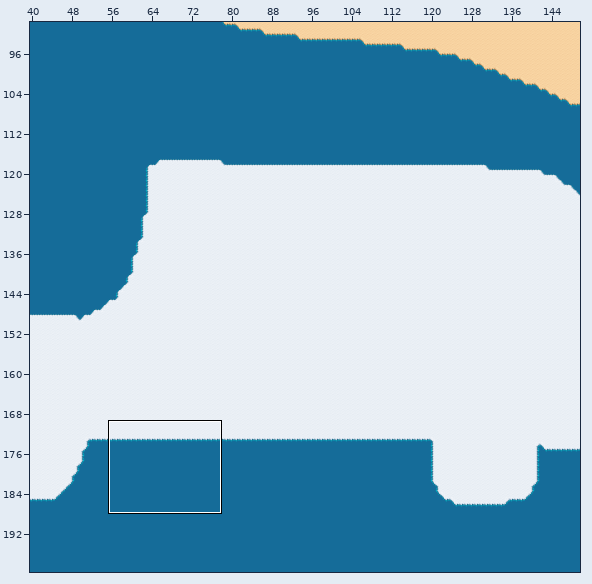
Two versions of a level (Tiled map (JSON), Elvernes forbandelse/ElvenCurse.Core/Maps/05.json). Above, an overview of the earlier version with the close-up marked.
Close-up. Before:
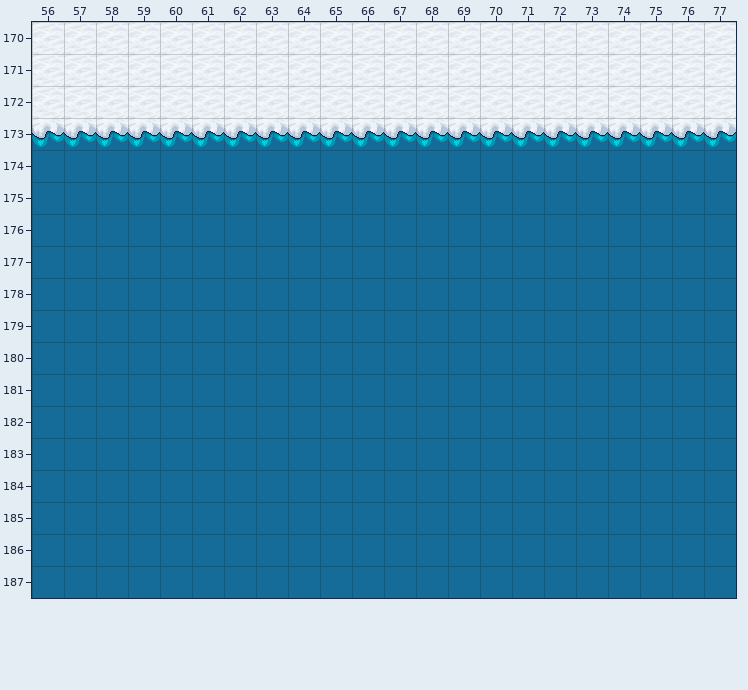
Cells are 32x32 px. Shown: x 56..77, y 170..187. The commit also changed other parts of the map, which this record leaves out.
After:
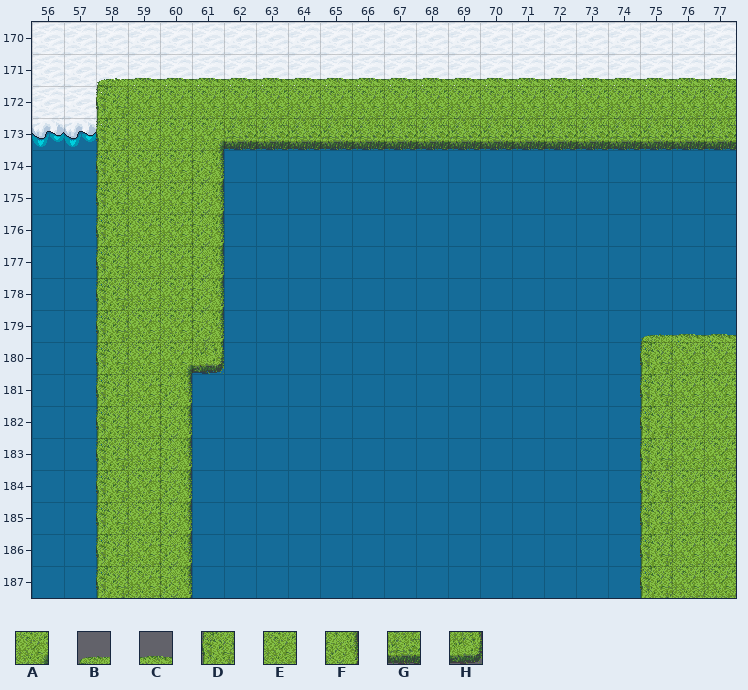
Key: from "Terrain": A 202, B 265, C 266, D 297, E 298, F 299, G 330, H 331.
_ is an empty cell.
Tiles of an added or newly shown layer are drawn over the layers below it.
Change:
Layer "Tile Layer 7" (added):
Tile A now appears in row 173 at x 61; in row 180 at x 60.
Tile B now appears in row 171 at x 58; in row 179 at x 75.
Tile C now appears in row 171 at x 59 to 77; in row 179 at x 76 to 77.
Tile D now appears in rows 172 to 179 at x 58; in rows 180 to 187 at x 58 and 75.
Tile E now appears in row 172 at x 59 to 77; in rows 173 to 179 at x 59 to 60; in rows 180 to 187 at x 59 and 76 to 77.
Tile F now appears in rows 174 to 179 at x 61; in rows 181 to 187 at x 60.
Tile G now appears in row 173 at x 62 to 77.
Tile H now appears in row 180 at x 61.
